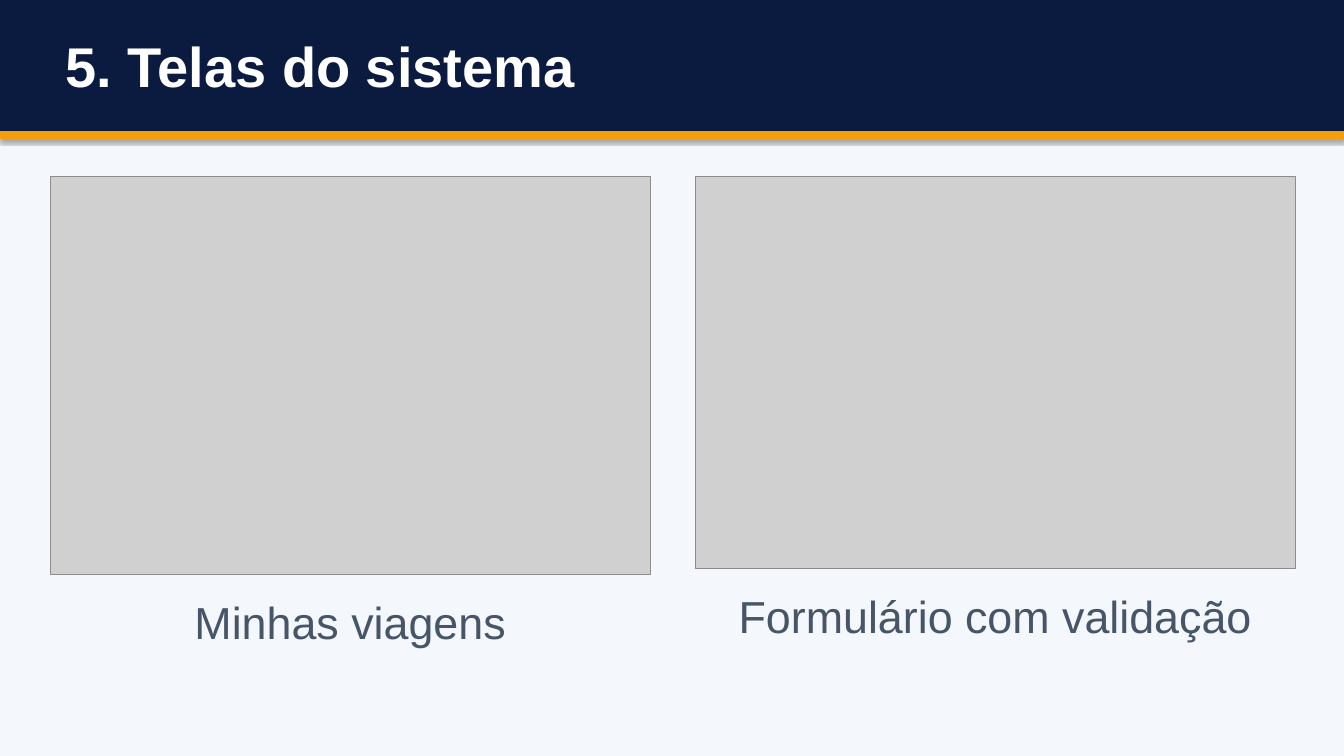
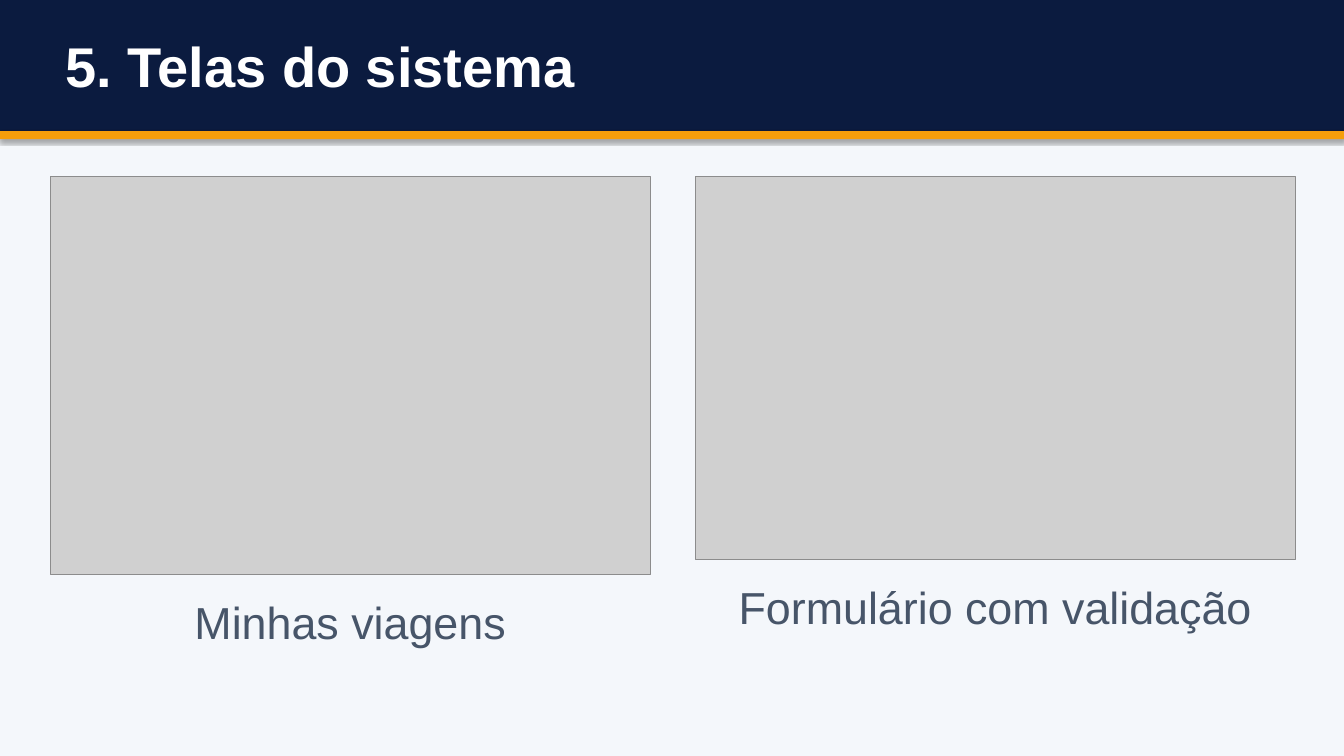
Before and after one commit to DaviTeixeiraR/skyfare, a slide deck: slide 7 of docs/trabalho-final/Apresentacao Skyfare.pptx. Drawn at 1344x756 pixels with LibreOffice and Linux fonts; fonts in the diff are those of the drawing; grey boxes stand for pictures. Boxes give left, top, right and bottom in pixels: in the first picture for what was removed or moved away, otherwise in the second. Text is boxed around its words. In the diff, an @@ line names an element or a change of style, - is before the commit and + after.

```diff
--- a/docs/trabalho-final/Apresentacao Skyfare.pptx
+++ b/docs/trabalho-final/Apresentacao Skyfare.pptx
@@ picture: place and size @@
-picture at (696,176,1296,569)
+picture at (696,176,1296,560)
@@ text "Formulário com validação": place and size @@
-text "Formulário com validação" at (739,600,1251,642)
+text "Formulário com validação" at (739,591,1251,633)
```
Also in this commit, not shown: 5 other slides changed.
